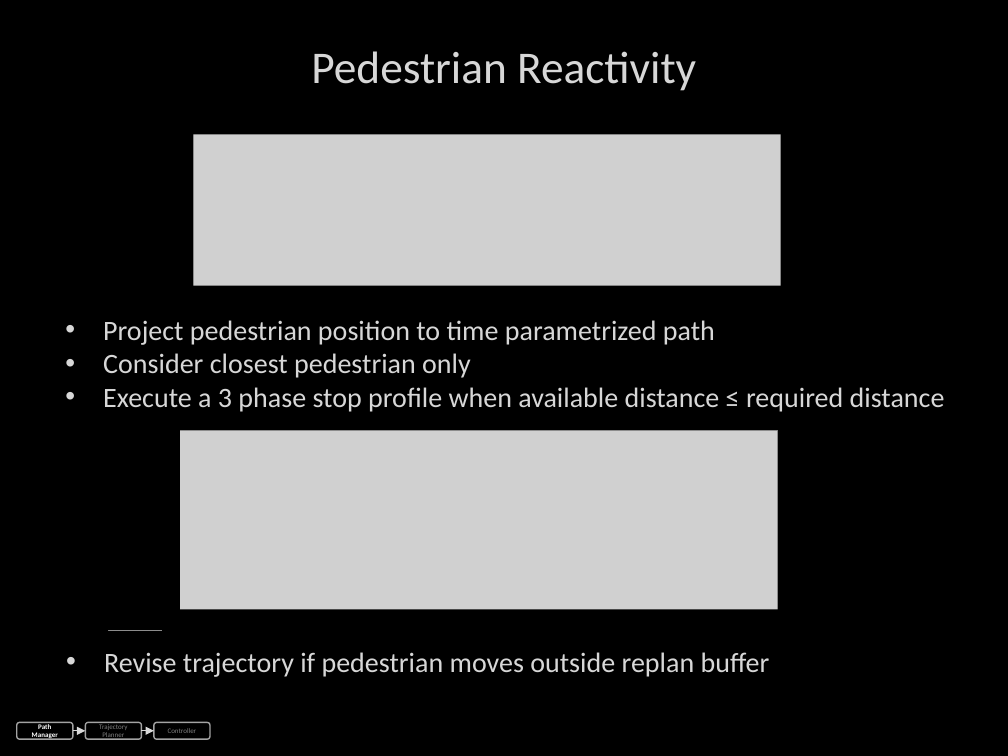
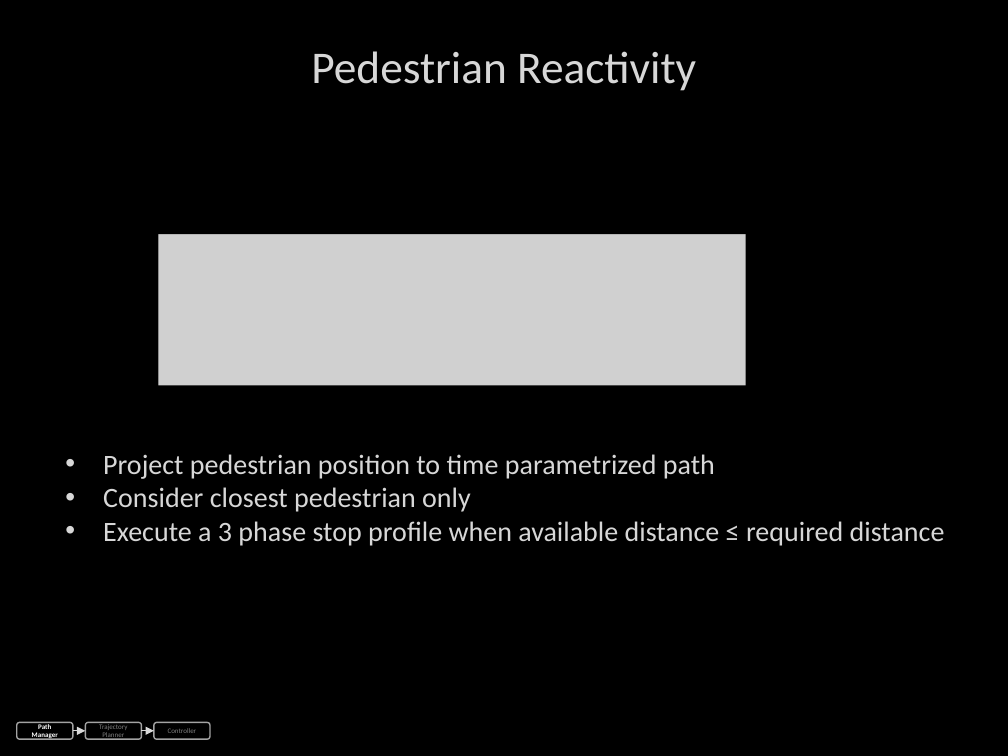
Before and after one commit to ozymandium/IVS-2016, a slide deck: slide 9 of iv2016slides.pptx. Drawn at 1008x756 pixels with LibreOffice and Linux fonts; fonts in the diff are those of the drawing; grey boxes stand for pictures. Boxes give left, top, right and bottom in pixels: in the first picture for what was removed or moved away, otherwise in the second. Text is boxed around its words. In the diff, an @@ line names an element or a change of style, - is before the commit and + after.

Commit message:
edits to presentation for poster

```diff
--- a/iv2016slides.pptx
+++ b/iv2016slides.pptx
@@ 3 rectangles, 1 picture: place and size @@
-3 rectangles, 1 picture at (176, 93, 1008, 345)
+3 rectangles, 1 picture at (141, 193, 1007, 445)
@@ rectangle removed at (73, 411, 179, 630) @@
@@ text "Project pedestrian position to time ...": place and size @@
-text "Project pedestrian position to time ..." at (103, 320, 945, 412)
+text "Project pedestrian position to time ..." at (103, 454, 945, 546)
@@ picture removed at (109, 431, 778, 631) @@
@@ rectangle removed at (162, 609, 795, 638) @@
@@ text removed at (104, 652, 770, 677) @@
-• Revise trajectory if pedestrian moves outside replan buffer
```
Also in this commit, not shown: 1 other slide changed, 2 slides added, 1 other file.
